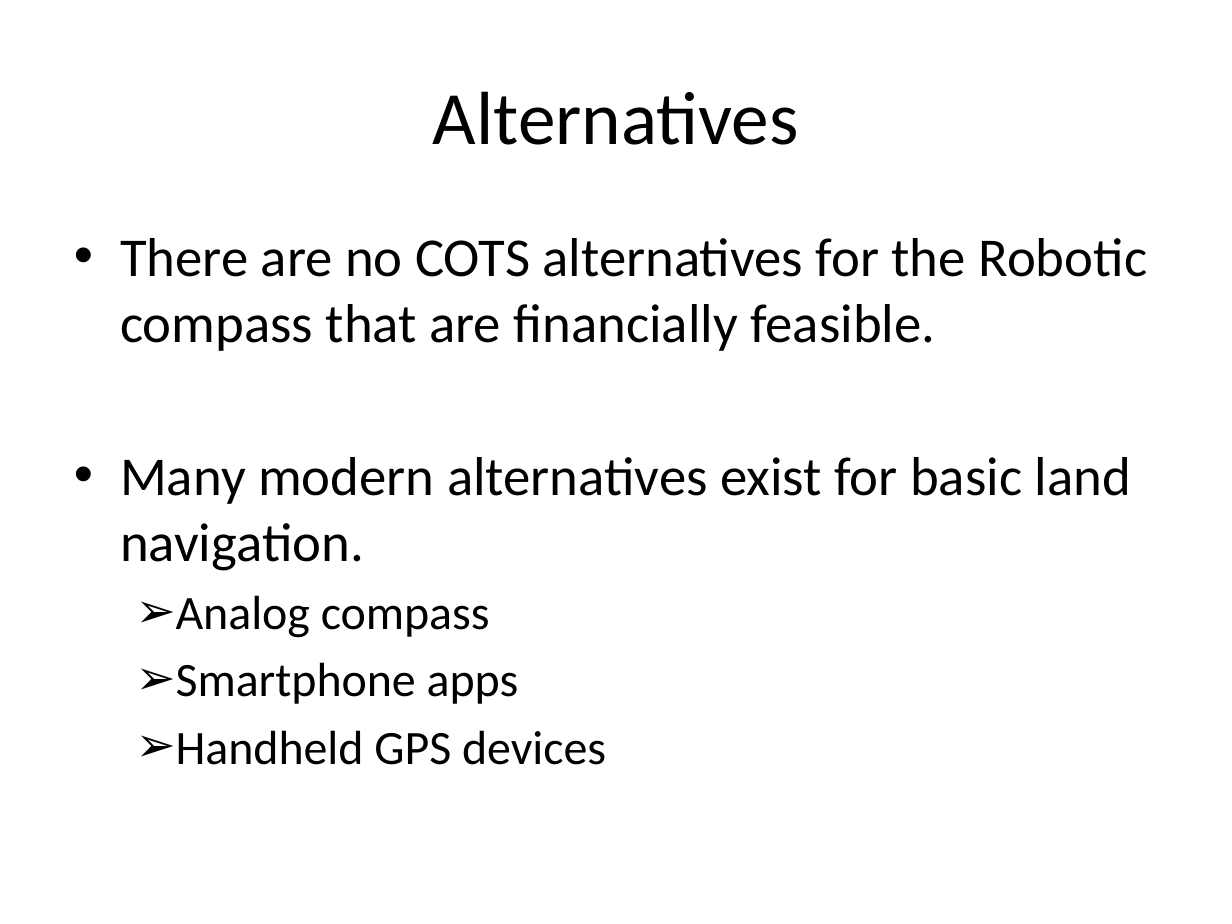
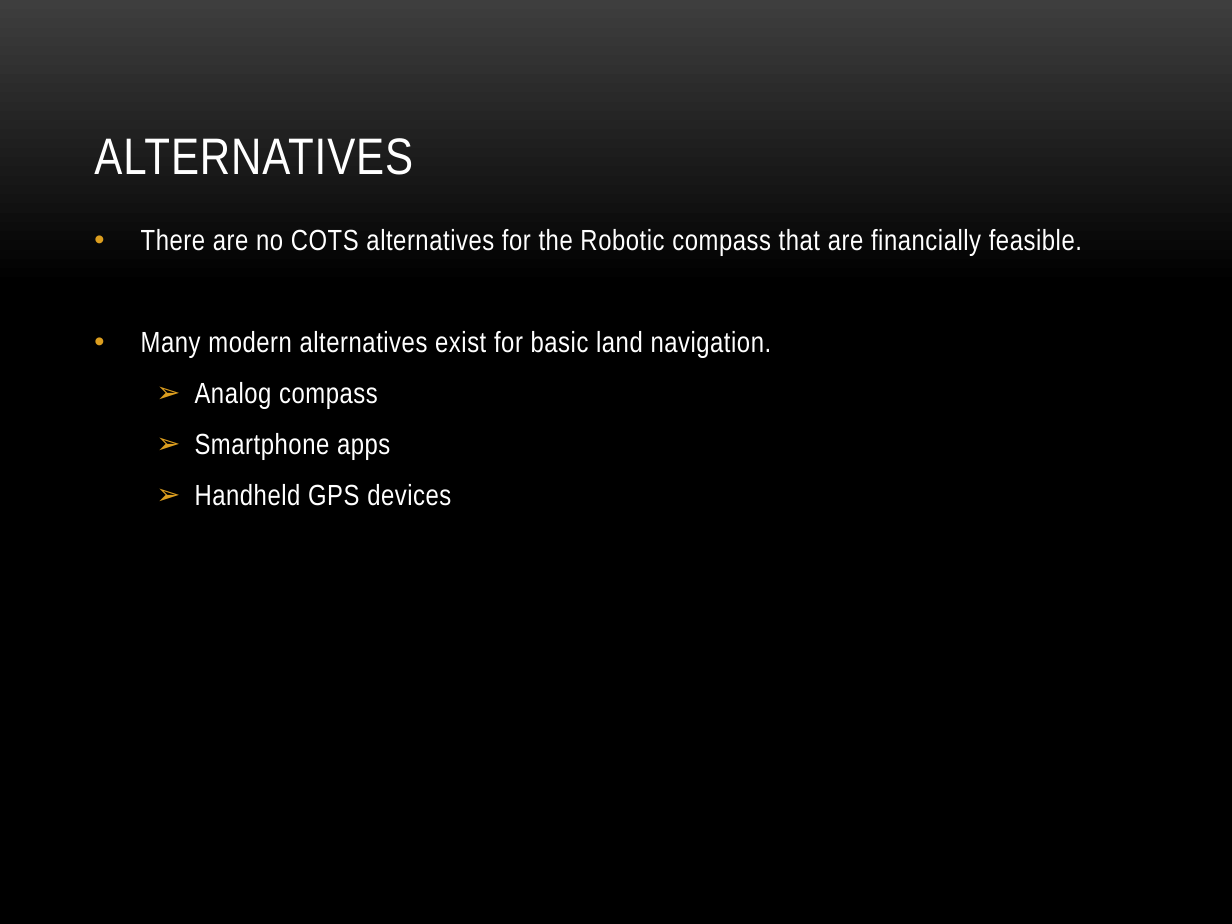
Before and after one commit to dosferatu/electronic-compass, a slide deck: slide 5 of Documentation/Project Documentation/Project Presentation.pptx. Drawn at 1232x924 pixels with LibreOffice and Linux fonts; fonts in the diff are those of the drawing; background and template pictures are left out. Boxes give left, top, right and bottom in pixels: in the first picture for what was removed or moved away, otherwise in the second. Text is boxed around its words. In the diff, an @@ line names an element or a change of style, - is before the commit and + after.

```diff
--- a/Documentation/Project Documentation/Project Presentation.pptx
+++ b/Documentation/Project Documentation/Project Presentation.pptx
@@ background #FFFFFF to picture (left out) @@
@@ title "ALTERNATIVES" at [94, 138, 413, 175]: vertical alignment middle to bottom @@
@@ title at [94, 138, 413, 175]: text changed; size 44 to 30 pt; font Calibri to Arial Narrow; text colour #000000 to #FFFFFF @@
-Alternatives
+ALTERNATIVES
@@ text "There are no COTS alternatives ...": place and size @@
-text "There are no COTS alternatives ..." at [120, 238, 1147, 765]
+text "There are no COTS alternatives ..." at [141, 229, 1082, 506]
@@ text "There are no COTS alternatives ..." at [141, 229, 1082, 506]: size 32 to 17 pt in "There are no COTS alternatives for the ...", "Many modern alternatives exist for basic land ..."; font Calibri to Arial Narrow, text colour #000000 to #FFFFFF, letter spacing 0 to 0.3 pt; size 28 to 17 pt in "Analog compass", "Smartphone apps", "Handheld GPS devices"; more space between paragraphs @@
```
Also in this commit, not shown: 24 other slides changed, 2 slides added, 1 slide removed, 2 other files.
